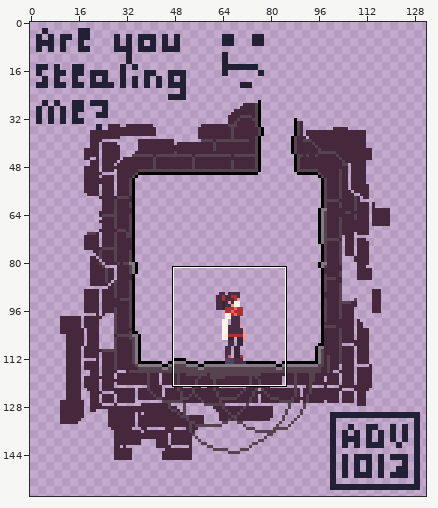
Two states of a animated GIF sprite, images/landing.gif. The first picture is a wide view before the edit; the outline marks the close-up.
Close-up. Before:
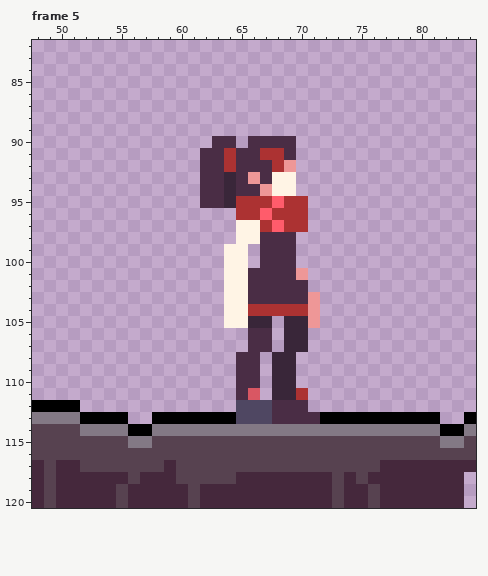
The file is 264x316 pixels, drawn in blocks of 2x2; one block is one cell here. Shown: frame 5: x 48..84, y 82..120. The commit also changed other frames or places, which this record leaves out.
And afterwards:
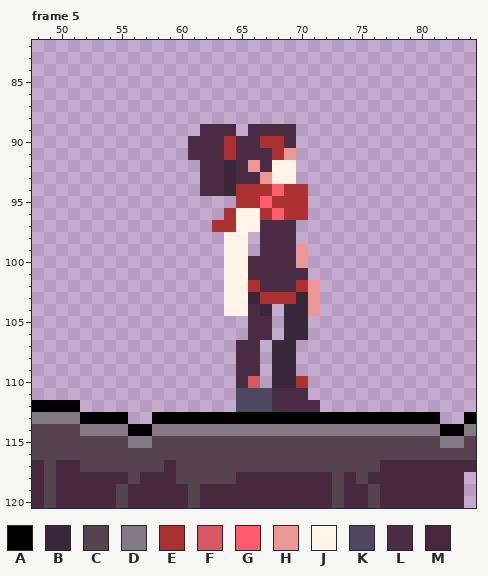
Palette (. is transparent): A #000000  B #392639  C #574250  D #837985  E #ac3232  F #d95763  G #ff5c6b  H #ee9797  J #fff4e5  K #4f4762  L #4a2d45  M #45283c
From old to new:
Frame 5:
Colour K gives way to colour A in row 113 at x 65 to 67.
Colour L gives way to colour A in row 113 at x 68 to 71.
The edit adds colour B in row 107 at x 68.
Colour E gives way to colour B in row 92 at x 64; in row 104 at x 67 and 69 to 70.
Colour L gives way to colour B in row 103 at x 66 and 70.
The edit adds colour E in row 94 at x 70; in row 96 at x 64; in row 97 at x 63 to 64; in row 110 at x 70.
Colour G gives way to colour E in row 95 at x 68; in row 96 at x 67.
Colour H gives way to colour E in row 94 at x 67.
Colour J gives way to colour E in row 94 at x 69.
Colour L gives way to colour E in row 90 at x 64 and 67 to 68; in row 94 at x 65 to 66; in row 102 at x 66 and 70; in row 103 at x 67 to 69.
Colour L gives way to colour F in row 110 at x 66.
Colour E gives way to colour G in row 95 at x 67; in row 96 at x 68.
Colour J gives way to colour G in row 94 at x 68.
The edit adds colour H in rows 99 to 100 at x 70; in row 102 at x 71.
Colour L gives way to colour H in row 91 at x 69; in row 92 at x 66; in row 93 at x 67.
The edit adds colour J in row 98 at x 64.
Colour E gives way to colour J in row 92 at x 68; in row 96 at x 65 to 66.
Colour H gives way to colour J in row 92 at x 69.
The edit adds colour K in row 111 at x 67.
Colour F gives way to colour K in row 111 at x 66.
Colour L gives way to colour K in row 111 at x 65.
The edit adds colour L in row 89 at x 62 to 64 and 66 to 69; in row 90 at x 61 to 62 and 65; in row 91 at x 61; in row 100 at x 66; in row 107 at x 65; in row 112 at x 71.
Colour B gives way to colour L in row 105 at x 66 to 67; in row 111 at x 68 to 69.
Colour E gives way to colour L in row 91 at x 67; in row 97 at x 67 and 69; in row 104 at x 66; in row 111 at x 70.
Colour G gives way to colour L in row 97 at x 68.
Colour H gives way to colour L in row 93 at x 66; in row 101 at x 70.
Colour B is gone in row 95 at x 64; in row 107 at x 70.
Colour E is gone in row 97 at x 70; in row 104 at x 68.
Colour H is gone in row 105 at x 71.
Colour J is gone in row 98 at x 66; in row 105 at x 64 to 65.
Colour L is gone in row 95 at x 62 to 63; in row 107 at x 67.
Changed places in both close-ups, as pixel boxes (x1, y1, x2, y2):
changed: (188, 124, 320, 424)
